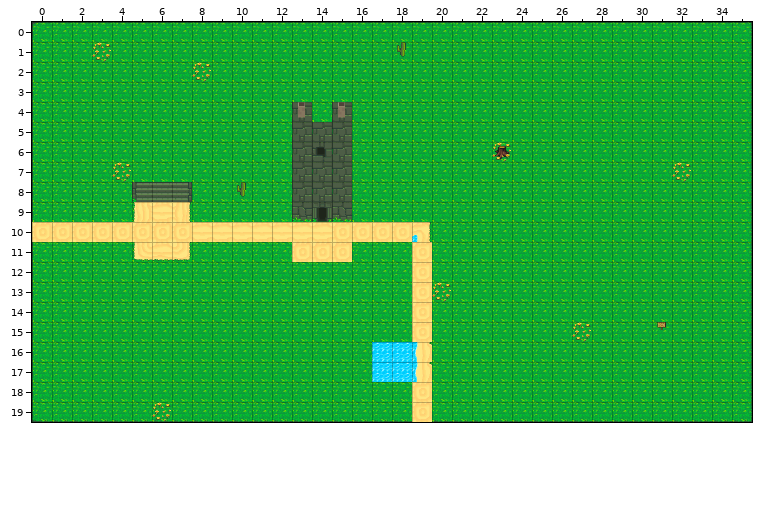
Two versions of a level (Tiled map (JSON), content/maps/village.json). Above: the version before the commit.
Cells are 32x32 px. Shown: x 0..35, y 0..19.
The result:
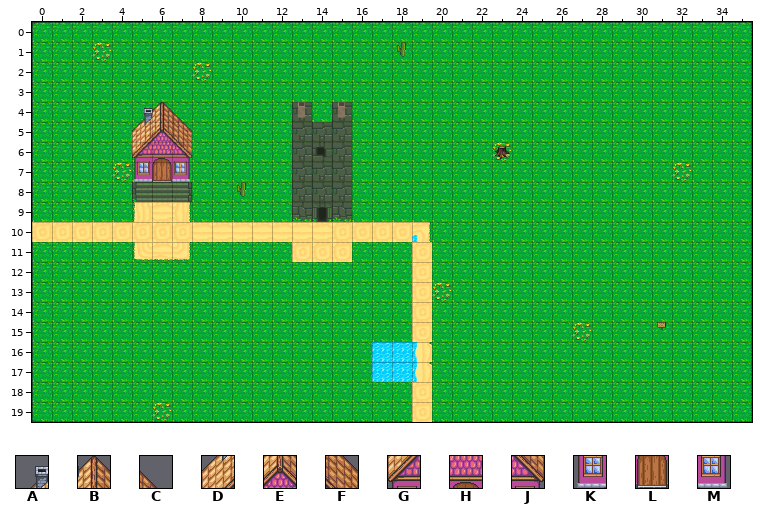
Key: from "house": A 0, B 1, C 2, D 3, E 4, F 5, G 6, H 7, J 8, K 9, L 10, M 11.
_ is an empty cell.
Change:
Layer "detail_down":
y 4: x 5..7 ___ -> ABC
y 5: x 5..7 ___ -> DEF
y 6: x 5..7 ___ -> GHJ
y 7: x 5..7 ___ -> KLM
Where, in picture pixels (left, top, right, bottom), the same in both pictures:
added: (132, 102, 192, 182)
